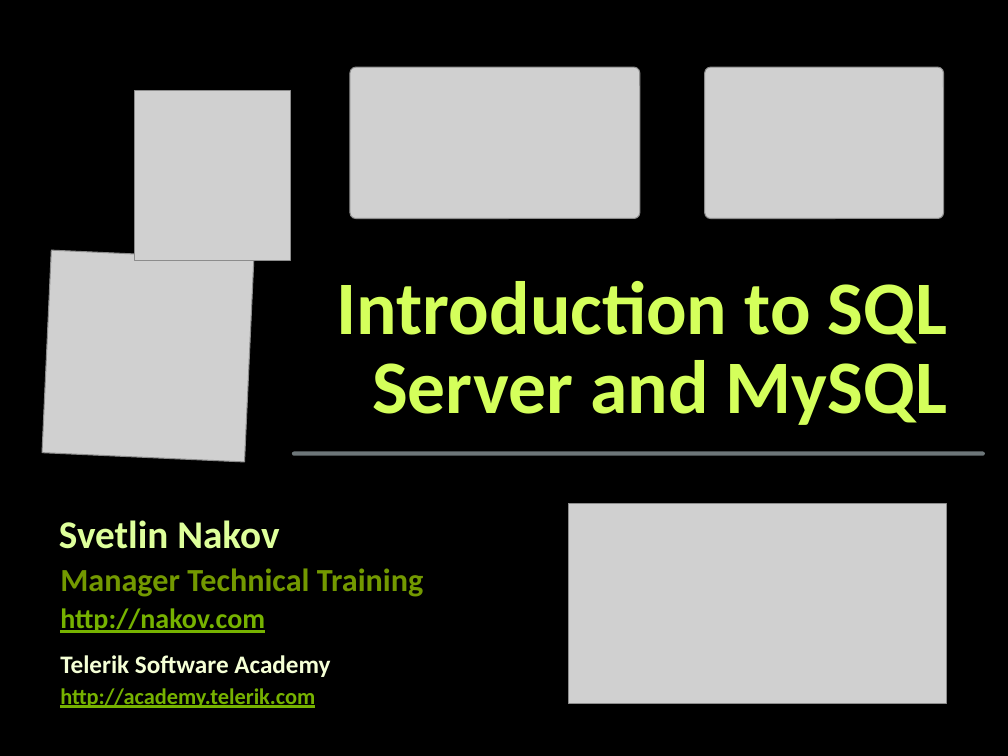
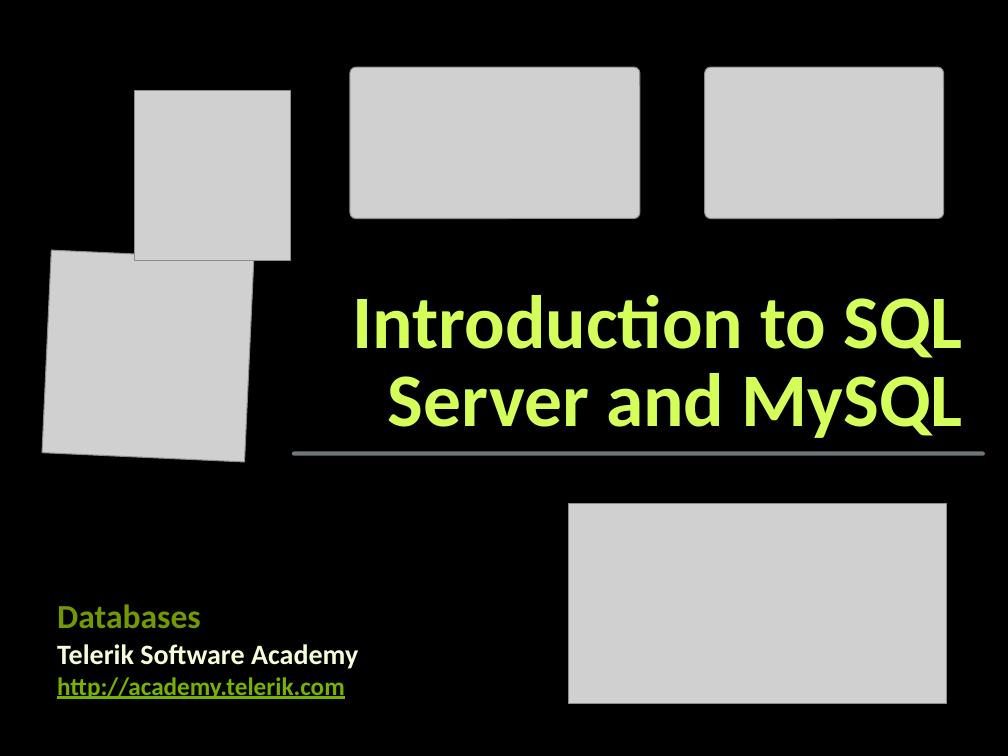
Before and after one commit to martin-nikolov/Telerik-Academy, a slide deck: slide 1 of Databases/02. Introduction to SQL Server and MySQL/Introduction-to-MS-SQL-Server-and-MySQL.pptx. Drawn at 1008x756 pixels with LibreOffice and Linux fonts; fonts in the diff are those of the drawing; grey boxes stand for pictures; background and template pictures are left out. Boxes give left, top, right and bottom in pixels: in the first picture for what was removed or moved away, otherwise in the second. Text is boxed around its words. In the diff, an @@ line names an element or a change of style, - is before the commit and + after.

Commit message:
Databases HW -U

```diff
--- a/Databases/02. Introduction to SQL Server and MySQL/Introduction-to-MS-SQL-Server-and-MySQL.pptx
+++ b/Databases/02. Introduction to SQL Server and MySQL/Introduction-to-MS-SQL-Server-and-MySQL.pptx
@@ title "Introduction to SQL Server and ...": place and size @@
-title "Introduction to SQL Server and ..." at [337,281,947,425]
+title "Introduction to SQL Server and ..." at [352,295,963,438]
@@ text removed at [59,520,279,549] @@
-Svetlin Nakov
@@ text removed at [60,568,423,597] @@
-Manager Technical Training
@@ text added at [57,604,201,628], 24 pt, text #739900, bold @@
+Databases
@@ text removed at [60,608,265,633] @@
-http://nakov.com
@@ text "Telerik Software Academy": place and size @@
-text "Telerik Software Academy" at [60,655,330,677]
+text "Telerik Software Academy" at [57,644,358,669]
@@ text "Telerik Software Academy" at [57,644,358,669]: size 18 to 20 pt; indent changed; more space between paragraphs @@
@@ text "http://academy.telerik.com": place and size @@
-text "http://academy.telerik.com" at [60,688,315,708]
+text "http://academy.telerik.com" at [57,677,345,699]
@@ text "http://academy.telerik.com" at [57,677,345,699]: size 16 to 18 pt; more space between paragraphs @@
```
Also in this commit, not shown: 3 other slides changed, 1 slide removed, 3 other files.
